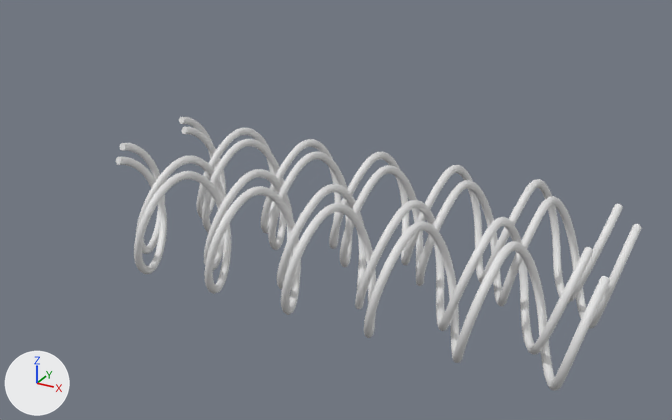
The FBX model Assets/Models/Corne/towers/BARBED WIRE.fbx, before and after one commit.
Camera for both pictures: a 50 mm camera at (2.9, -4.87, 2.83) aimed at (0.02, 0.35, 0.22). Lighting does not change. The marker at lower left points along +X, +Y and +Z.
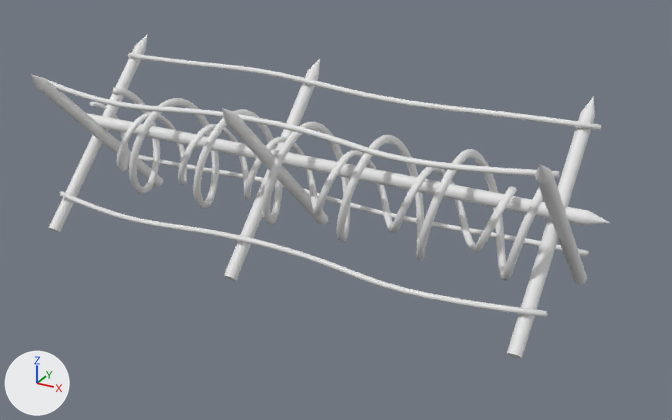
Location of each change, (x1, y1, x2, y2) in pixels of the pictures (672 x 420 px; the box of a moved part takes in the faces that stretch with it):
'Circle.003', reshaped, moved, turned, rescaled
    before: (116, 117, 642, 390)
    after: (31, 34, 610, 359)
part 1 of me_circle_016, added
    after: (87, 113, 610, 226)
part 2 of me_circle_016, moved or reshaped
    before: (182, 127, 642, 329)
    after: (113, 87, 543, 281)
part 3 of me_circle_016, moved or reshaped
    before: (116, 157, 610, 390)
    after: (90, 102, 517, 252)
part 4 of me_circle_016, deleted
    before: (179, 117, 623, 303)
part 5 of me_circle_016, deleted
    before: (120, 143, 593, 355)
part 6 of me_circle_016, added
    after: (31, 74, 589, 284)
part 7 of me_circle_016, added
    after: (49, 34, 601, 359)

Diff of the bpy script that builds the scene:
```diff
--- a/Assets/Models/Corne/towers/BARBED WIRE.fbx.py
+++ b/Assets/Models/Corne/towers/BARBED WIRE.fbx.py
@@ me_circle_016 @@
 # used by ob_circle_003; location = (1.718, 0.803, 0.0); scale = (0.931, 1.0, 1.0)
-me_circle_016.from_pydata(...)  # 9168 vertices, 9128 faces; spans x -3.87..0.32, y -1.21..0.67, z -0.41..0.41
+me_circle_016.from_pydata(...)  # 6044 vertices, 6000 faces; spans x -204.19..195.7, y -0.41..120.19, z -64.08..63.19
+# me_circle_016 part 1: a new loose piece, a UV sphere (18 segments, 3 rings, poles along x) spanning x -204.19..195.7, y 64.48..73.06, z -4.36..4.36
+# me_circle_016 part 2: the loose piece of 2292 vertices spanning x -3.68..0.32, y -0.41..0.41, z -0.41..0.41 is multiplied about its middle by the matrix ((82.568, 0.0, 0.0), (0.0, 0.0, 88.681), (0.0, -88.681, 0.0)), then moved by (0.55, 58.96, 0.0)
+# me_circle_016 part 3: the loose piece of 2292 vertices spanning x -3.68..0.32, y -1.21..-0.4, z -0.41..0.41 is multiplied about its middle by the matrix ((82.568, 0.0, 0.0), (0.0, 0.0, 56.725), (0.0, -56.725, 0.0)), then moved by (-20.89, 59.41, -0.06)
+# me_circle_016 part 4: the loose piece of 2292 vertices spanning x -3.87..0.12, y -0.2..0.67, z -0.41..0.41 is deleted
+# me_circle_016 part 5: the loose piece of 2292 vertices spanning x -3.87..0.12, y -0.95..-0.08, z -0.41..0.41 is deleted
+# me_circle_016 part 6: 711 vertices added at x -179.64..176.5, y -0.41..120.19, z -57.4..63.19
+# me_circle_016 part 7: 711 vertices added at x -182.12..176.75, y -0.41..120.19, z -64.08..57.4
@@ ob_circle_003 @@
 ob_circle_003 = bpy.data.objects.new('Circle.003', me_circle_016)
-ob_circle_003.location = (1.718, 0.803, 0.0)
-ob_circle_003.scale = (0.931, 1.0, 1.0)
+ob_circle_003.location = (0.0, 0.0, 0.0)
+ob_circle_003.rotation_euler = (1.571, 0.0, 0.0)  # degrees (90, 0, 0)
+ob_circle_003.scale = (0.01, 0.01, 0.01)
```
